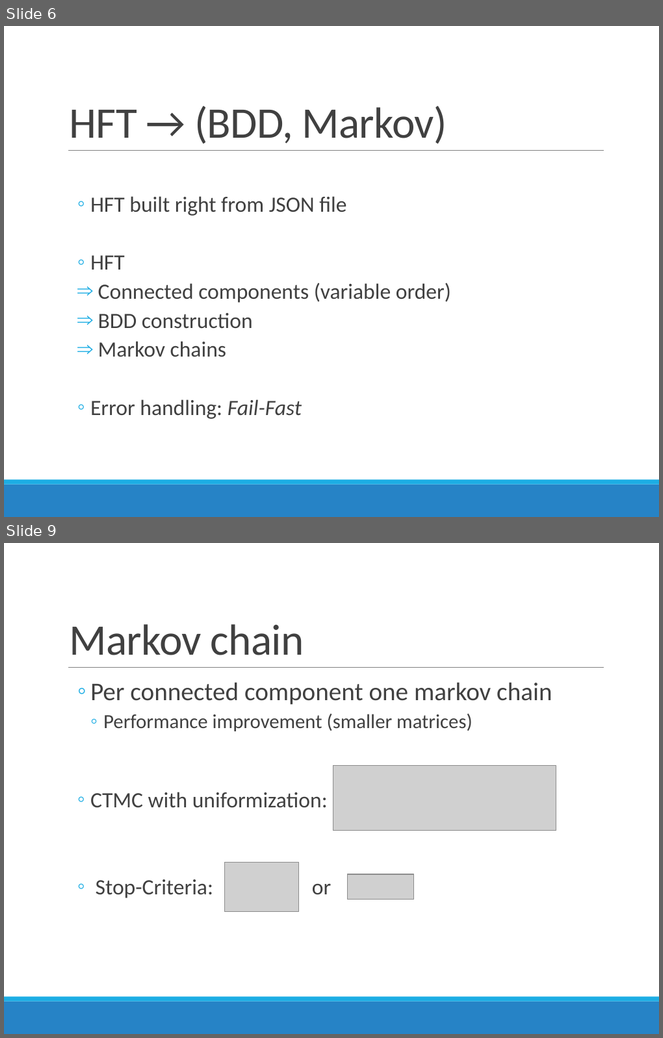
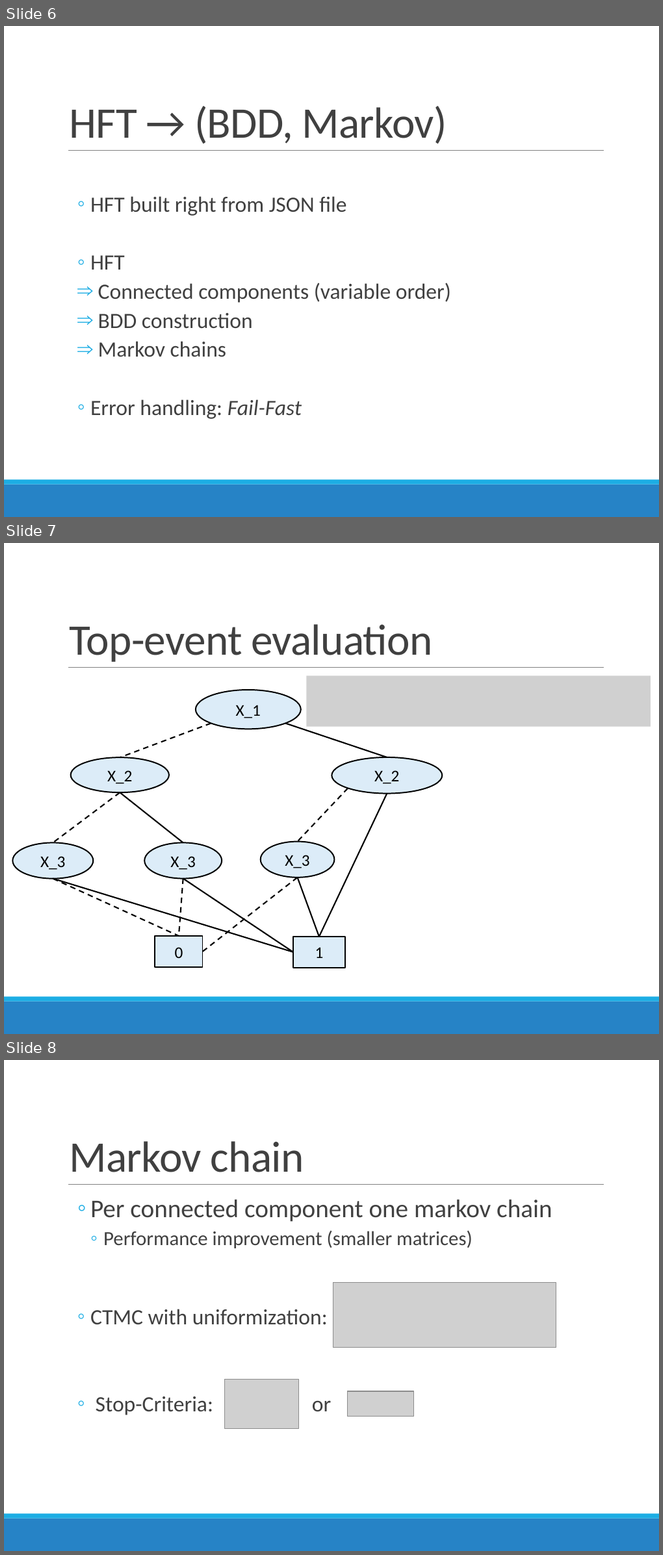
Before and after one commit to AndreMann90/fart_fssd, a slide deck: doc/programming_project_slides.pptx. Shown one above the other, each under a label of ours: slides 6 and 9 before the commit, slides 6, 7 and 8 after it; the slides between them are not shown. The pictures are 663x1038 and 663x1555 pixels, drawn with LibreOffice and Linux fonts; fonts in the diff are those of the drawing; grey boxes stand for pictures. Boxes give left, top, right and bottom in pixels: in the first picture for what was removed or moved away, otherwise in the second. Text is boxed around its words. In the diff, an @@ line names an element or a change of style, - is before the commit and + after.

Commit message:
Evaluation slides revised

```diff
--- a/doc/programming_project_slides.pptx
+++ b/doc/programming_project_slides.pptx
@@ slide 7 added at <box>4,543,659,1034</box>, background #FFFFFF; not listed: 3 template elements that a slide beside it also shows @@
@@ title added at <box>70,624,432,662</box>, 48 pt, text #404040 @@
+Top-event evaluation
@@ picture added at <box>307,676,651,727</box> @@
@@ ellipse added at <box>196,690,302,729</box>, fill #75B6E5 at 25% opacity, outline #000000 1.42 pt, 18 pt, text #000000 @@
+X_1
@@ line added from (211, 723) to (120, 758), #000000 1.5 pt dashed @@
@@ line added from (285, 723) to (388, 757), #000000 1.5 pt @@
@@ ellipse added at <box>71,758,169,793</box>, fill #75B6E5 at 25% opacity, outline #000000 1.42 pt, 18 pt, text #000000 @@
+X_2
@@ ellipse added at <box>332,757,442,793</box>, fill #75B6E5 at 25% opacity, outline #000000 1.42 pt, 18 pt, text #000000 @@
+X_2
@@ line added from (120, 793) to (53, 843), #000000 1.5 pt dashed @@
@@ line added from (120, 793) to (183, 843), #000000 1.5 pt @@
@@ line added from (348, 788) to (298, 842), #000000 1.5 pt dashed @@
@@ line added from (388, 794) to (319, 937), #000000 1.5 pt @@
@@ ellipse added at <box>12,843,93,879</box>, fill #75B6E5 at 25% opacity, outline #000000 1.42 pt, 18 pt, text #000000 @@
+X_3
@@ ellipse added at <box>144,843,222,879</box>, fill #75B6E5 at 25% opacity, outline #000000 1.42 pt, 18 pt, text #000000 @@
+X_3
@@ ellipse added at <box>261,842,335,878</box>, fill #75B6E5 at 25% opacity, outline #000000 1.42 pt, 18 pt, text #000000 @@
+X_3
@@ line added from (53, 879) to (293, 953), #000000 1.5 pt @@
@@ line added from (53, 879) to (179, 936), #000000 1.5 pt dashed @@
@@ line added from (183, 878) to (179, 936), #000000 1.5 pt dashed @@
@@ line added from (183, 878) to (293, 953), #000000 1.5 pt @@
@@ line added from (298, 878) to (202, 952), #000000 1.5 pt dashed @@
@@ line added from (298, 878) to (319, 937), #000000 1.5 pt @@
@@ rectangle added at <box>155,936,202,967</box>, fill #75B6E5 at 25% opacity, outline #000000 1.42 pt, 18 pt, text #000000 @@
+0
@@ rectangle added at <box>293,937,345,967</box>, fill #75B6E5 at 25% opacity, outline #000000 1.42 pt, 18 pt, text #000000 @@
+1
@@ what was slide 9 is now slide 8 @@
```
Also in this commit, not shown: 2 slides changed, 1 other file.
